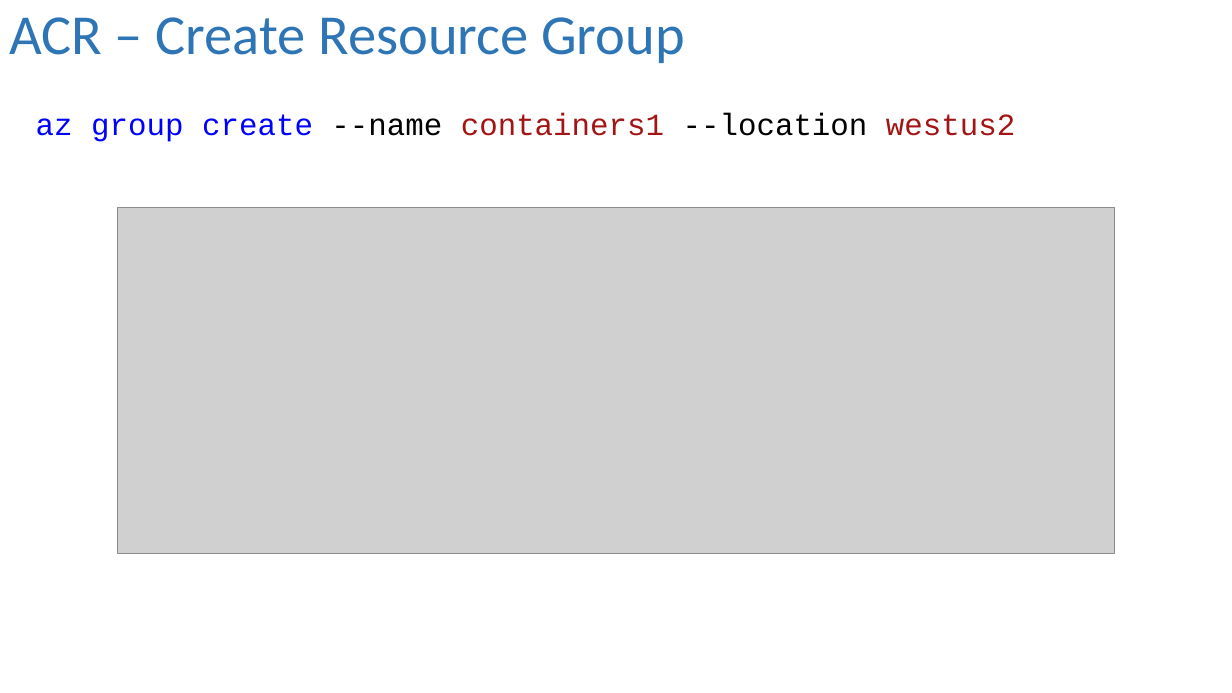
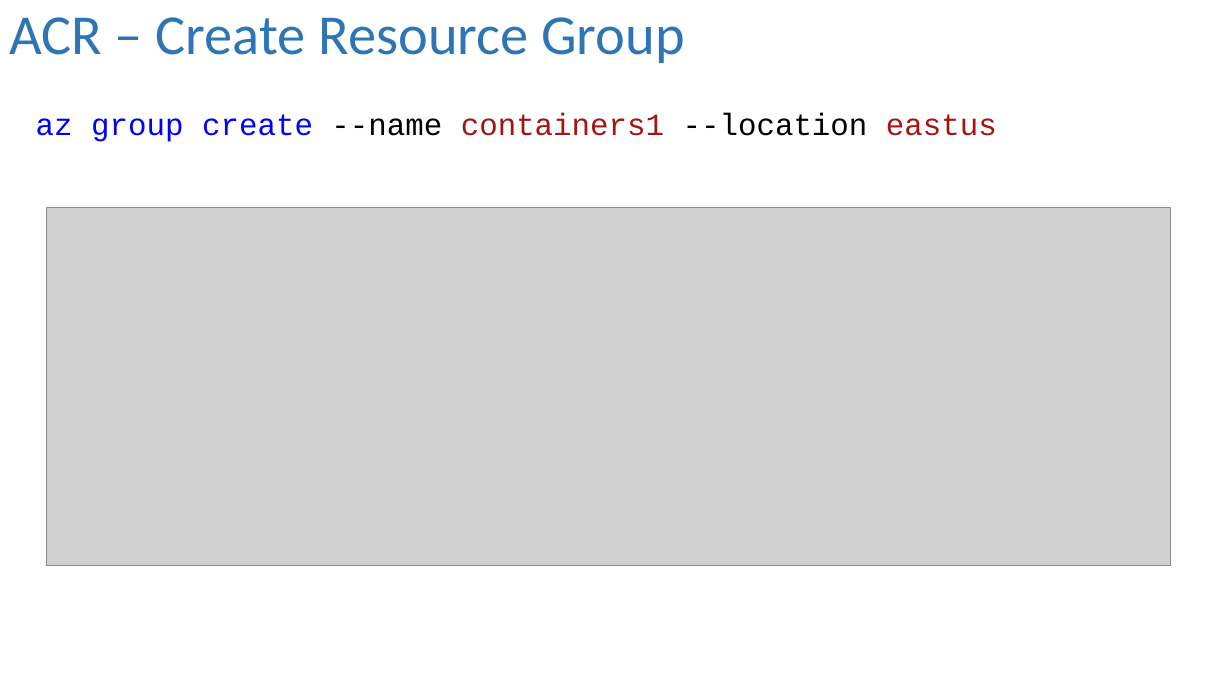
Before and after one commit to dbafromthecold/ContainersInTheCloud, a slide deck: slide 14 of ContainersInTheCloud.pptx (slide 16 before the commit). Drawn at 1232x693 pixels with LibreOffice and Linux fonts; fonts in the diff are those of the drawing; grey boxes stand for pictures; background and template pictures are left out. Boxes give left, top, right and bottom in pixels: in the first picture for what was removed or moved away, otherwise in the second. Text is boxed around its words. In the diff, an @@ line names an element or a change of style, - is before the commit and + after.

```diff
--- a/ContainersInTheCloud.pptx
+++ b/ContainersInTheCloud.pptx
@@ text at <box>36,113,997,142</box>: text changed @@
-az group create --name containers1 --location westus2
+az group create --name containers1 --location eastus
@@ picture: place and size @@
-picture at <box>117,208,1116,554</box>
+picture at <box>46,208,1170,566</box>
```
Also in this commit, not shown: 2 other slides changed, 13 slides added, 2 slides removed, 3 other files.
